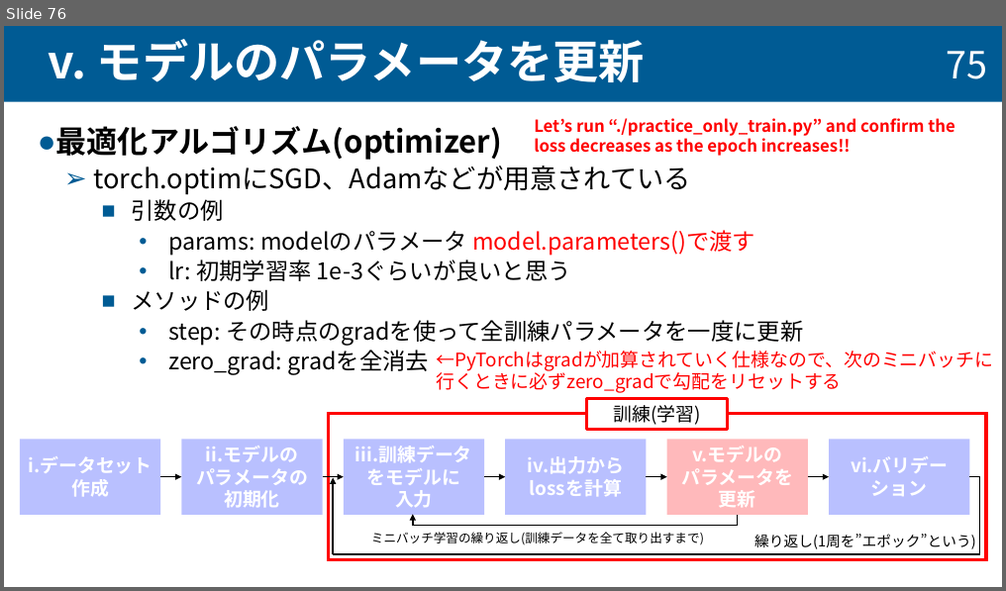
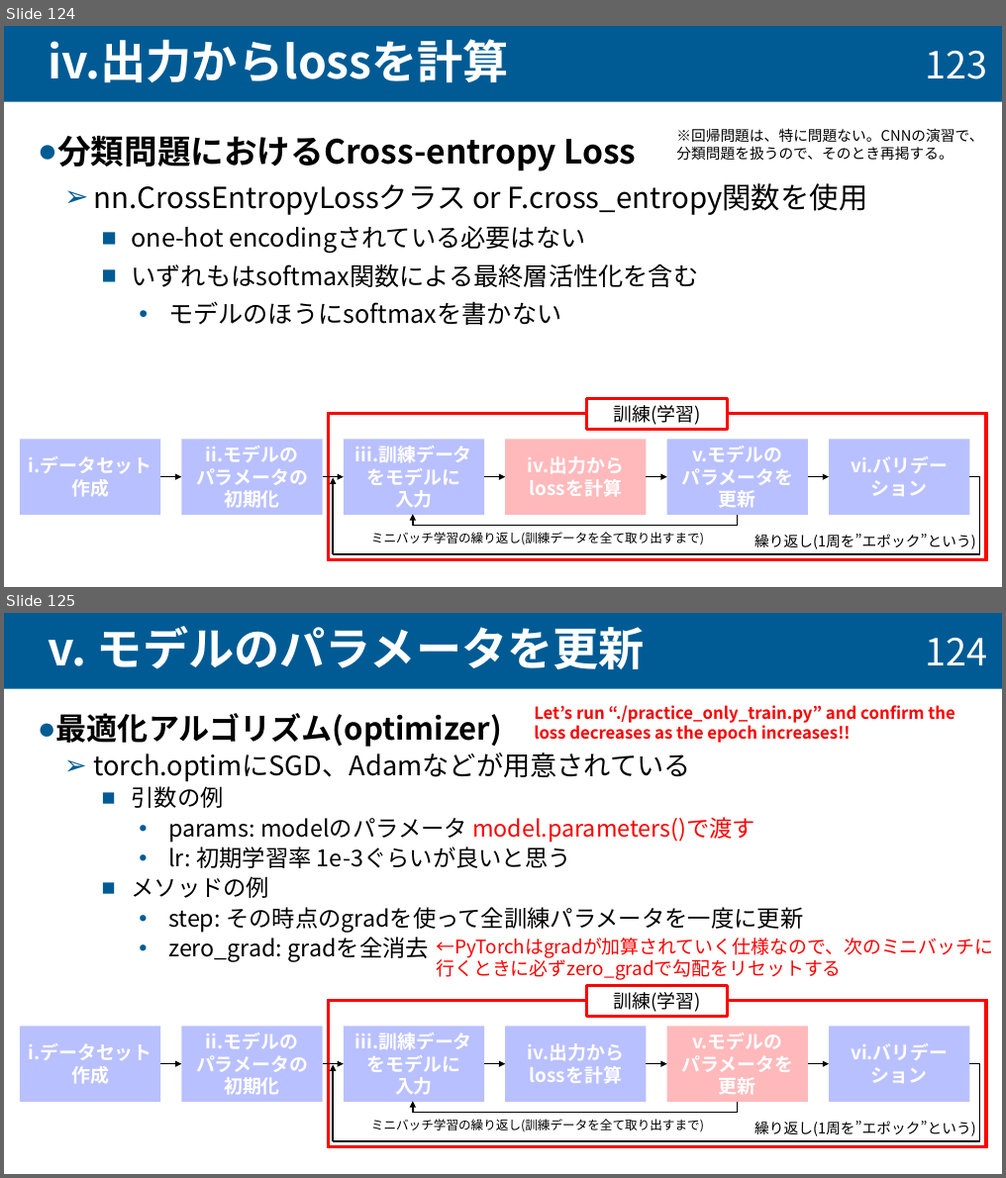
Before and after one commit to taiseifujisawa/cnn_manual_nktlab, a slide deck: cnn_manual.pptx. Shown one above the other, each under a label of ours: slide 76 before the commit, slides 124 and 125 after it. The pictures are 1006x591 and 1006x1178 pixels, drawn with LibreOffice and Linux fonts; fonts in the diff are those of the drawing. Boxes give left, top, right and bottom in pixels: in the first picture for what was removed or moved away, otherwise in the second. Text is boxed around its words. In the diff, an @@ line names an element or a change of style, - is before the commit and + after.

```diff
--- a/cnn_manual.pptx
+++ b/cnn_manual.pptx
@@ slide 124 added at (4,26,1002,587), background #FFFFFF @@
@@ title added at (4,26,1002,101), fill #005B94, 44 pt, text #FFFFFF, bold @@
+iv.出力からlossを計算
@@ page number added at (925,51,987,79), 36 pt, text #FFFFFF @@
+123
@@ text added at (57,136,868,325), 24 pt, text #000000 @@
+● 分類問題におけるCross-entropy Loss
+  ➢ nn.CrossEntropyLossクラス or F.cross_entropy関数を使用
+    ■ one-hot encodingされている必要はない
+    ■ いずれもはsoftmax関数による最終層活性化を含む
+      • モデルのほうにsoftmaxを書かない
@@ text added at (676,128,983,161), 14 pt, text #000000 @@
+※回帰問題は、特に問題ない。CNNの演習で、分類問題を扱うので、そのとき再掲する。
@@ group added at (20,399,986,561): 8 rectangles, 7 arrows, 2 texts, 2 lines, 1 elbow line @@
+i.データセット
+作成
+ii.モデルの
+パラメータの
+初期化
+iii.訓練データ
+をモデルに
+入力
+iv.出力からlossを計算
+v.モデルの
+パラメータを更新
+vi.バリデーション
+訓練(学習)
+繰り返し(1周を”エポック”という)
+ミニバッチ学習の繰り返し(訓練データを全て取り出すまで)
@@ what was slide 76 is now slide 125 @@
@@ page number at (925,638,987,665): text changed @@
-75
+124
```
Also in this commit, not shown: 5 slides changed, 35 other slides added.
